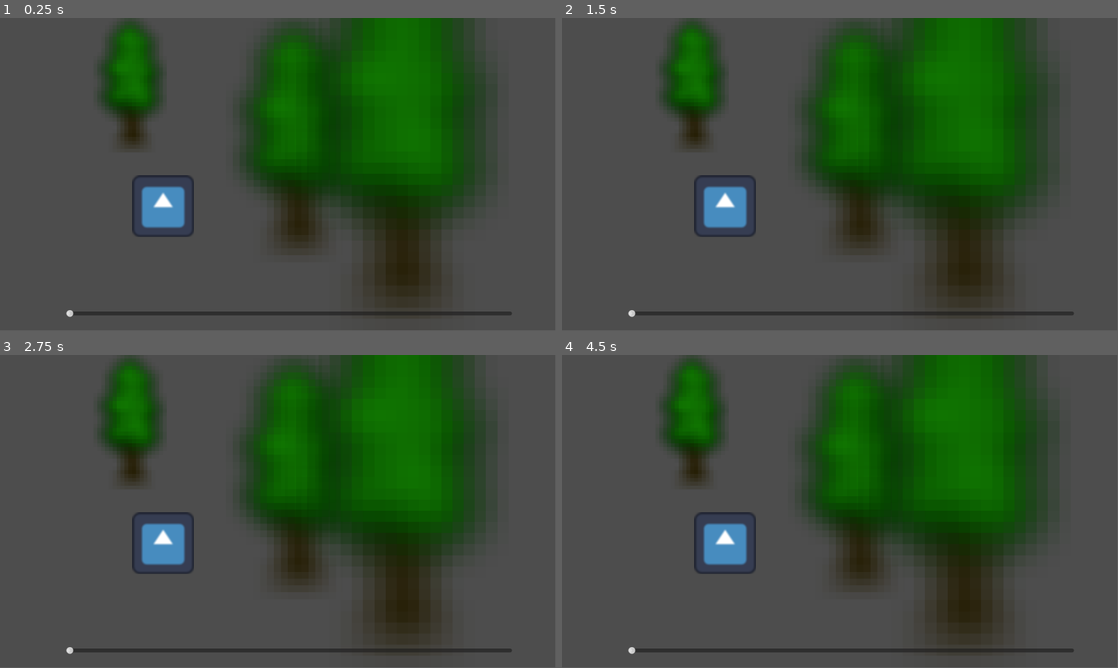
Above: before the commit, frames 1-4 (two rows, left to right).
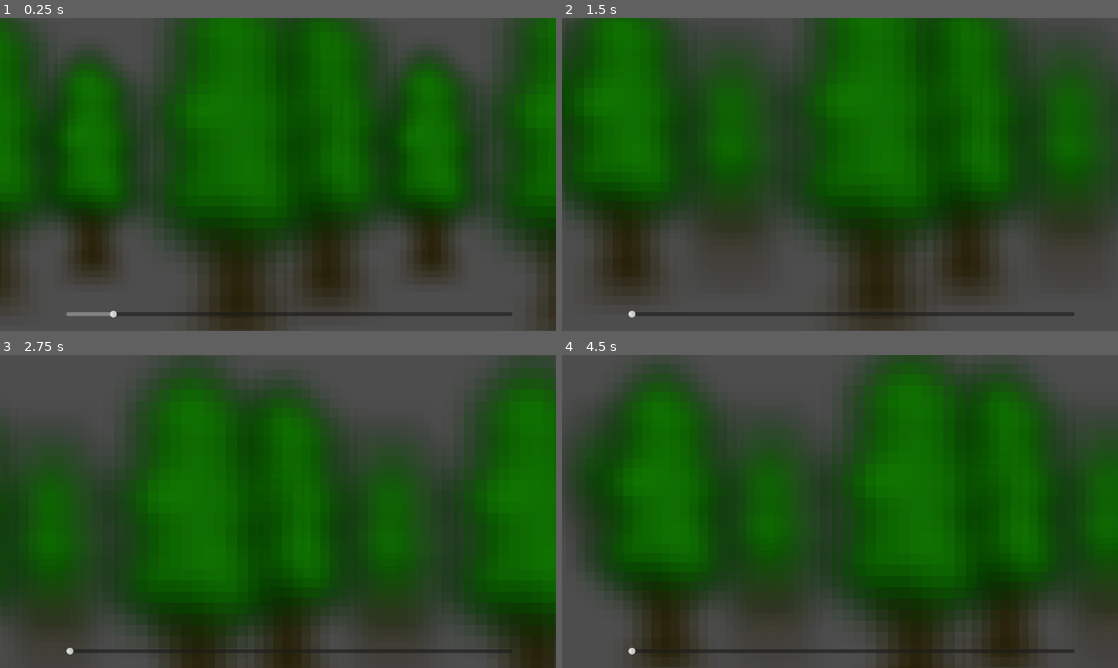
Above: after the commit, the same moments.

Repository: M4R774/ldjam57depths
Game: Godot game, scene res://gameplay.tscn
The game is run twice, just before and just after one commit, with the same random seed, the same clock (stepped at 60 frames per second) and the same inputs. The engine's default icon, where the game draws it, is replaced by a stand-in: a white triangle on a blue panel in a dark square.
Inputs (mouse positions are in pixels of both pictures, inside the frame that each line leads up to):
- Up to frame 1 (0.25 s): no input
- Up to frame 2 (1.5 s): tap Enter at 0.5 s; move the mouse to (962, 158) at 0.52 s; click (962, 158) at 0.67 s; tap Space at 1.25 s; move the mouse to (728, 190) at 1.27 s; click (728, 190) at 1.42 s
- Up to frame 3 (2.75 s): tap Enter at 2 s; move the mouse to (333, 442) at 2.02 s; click (333, 442) at 2.17 s
- Up to frame 4 (4.5 s): tap Space at 2.75, 4.25 s; move the mouse to (812, 574) at 2.77 s; click (812, 574) at 2.92 s; tap Enter at 3.5 s; move the mouse to (1006, 558) at 3.52 s; click (1006, 558) at 3.67 s; move the mouse to (673, 464) at 4.27 s; click (673, 464) at 4.42 s
In our replay, the window is 799x449 before the commit and 800x450 after it. These sizes can differ from the game's own. Grey fills any space a smaller window leaves; there, only what the larger window draws over its background counts as a difference.

The runs differ from the first frame. In frame 1, 63% of the frame differs, in the area x 0-100%, y 0-100%; in frame 2, 51%; in frame 3, 72%; in frame 4, 63%.

Commit message:
Lisää äänet, hiirellä katsominen ja rullalla zoomailu

Diff:
--- /dev/null
+++ b/ldjam57depths/camera.gd
@@ -0,0 +1,66 @@
+extends Camera2D
+
+@export var zoom_speed := 0.1
+@export var min_zoom := 1.0
+@export var max_zoom := 4.0
+@export var game_area: Area2D
+
+var area_center := Vector2.ZERO
+var area_extents := Vector2.ZERO
+
+func _ready():
+    #Input.mouse_mode = Input.MOUSE_MODE_CONFINED
+    var collision_shape = game_area.get_node("CollisionShape")
+    if collision_shape and collision_shape.shape is RectangleShape2D:
+        var rect_shape = collision_shape.shape as RectangleShape2D
+        area_extents = rect_shape.extents
+        area_center = game_area.global_position
+    else:
+        push_error("Pelialueella ei ole oikeanlaista CollisionShape2D:tä!")
+
+
+func _process(_delta):
+    _update_camera_position()
+
+
+func _unhandled_input(event):
+    if event is InputEventMouseButton:
+        if event.button_index == MOUSE_BUTTON_WHEEL_DOWN and event.pressed:
+            zoom *= 1.0 - zoom_speed
+            zoom.x = clamp(zoom.x, min_zoom, max_zoom)
+            zoom.y = clamp(zoom.y, min_zoom, max_zoom)
+        elif event.button_index == MOUSE_BUTTON_WHEEL_UP and event.pressed:
+            zoom *= 1.0 + zoom_speed
+            zoom.x = clamp(zoom.x, min_zoom, max_zoom)
+            zoom.y = clamp(zoom.y, min_zoom, max_zoom)
+    var new_focus = map_range(zoom.x, 1, 4, 0, 100)
+    SIGNAL_BUS.focus_changed.emit(new_focus)
+
+
+func map_range(value: float, low1: float, high1: float, low2: float, high2: float) -> float:
+    return low2 + (value - low1) * (high2 - low2) / (high1 - low1)
+
+func _update_camera_position():
+    var viewport = get_viewport()
+    var screen_size = viewport.get_visible_rect().size
+    var screen_center = screen_size * 0.5
+    var mouse_pos = viewport.get_mouse_position()
+
+    # Lasketaan offset suhteessa ruudun keskelle (arvot vaihtelevat negatiivisesta positiiviseen)
+    var new_offset = (mouse_pos - screen_center) * zoom * 0.7
+
+    # Lasketaan tavoitesijainta siten, että kun hiiri on keskellä, kamera osuu pelialueen keskelle
+    var target = area_center + new_offset
+
+    # Lasketaan puolet kameran näkymästä maailman koordinaateissa (huomioidaan zoom)
+    var half_viewport = (screen_size / zoom) * 0.5
+
+    # Pelialueen rajat
+    var area_min = area_center - area_extents
+    var area_max = area_center + area_extents
+
+    # Rajoitetaan target niin, että kameran näkymän reunoja ei pääse yli pelialueen
+    target.x = clamp(target.x, area_min.x + half_viewport.x, area_max.x - half_viewport.x)
+    target.y = clamp(target.y, area_min.y + half_viewport.y, area_max.y - half_viewport.y)
+
+    position = target
--- a/ldjam57depths/depth_of_field.gd
+++ b/ldjam57depths/depth_of_field.gd
@@ -5,6 +5,7 @@
 
 func _ready():
     SIGNAL_BUS.focus_changed.connect(focus_changed)
+    z_index = -distance_from_camera
 
 
 func focus_changed(new_focus_distance):
--- a/ldjam57depths/focus_slider.gd
+++ b/ldjam57depths/focus_slider.gd
@@ -3,11 +3,34 @@
 @export var focus_min_distance : float = 0.0
 @export var focus_max_distance : float = 100.0
 
+@export var focus_in_sound : AudioStream = null
+@export var focus_out_sound : AudioStream = null
+
+@onready var focus_audio = $FocusSound
+
+var old_focus_distance = 0
 
 func _ready():
     min_value = focus_min_distance
     max_value = focus_max_distance
+    SIGNAL_BUS.focus_changed.connect(change_value_from_signal)
+
+
+func change_value_from_signal(new_focus:float) -> void:
+    value = new_focus
+    play_audio(new_focus)
 
 
 func _on_value_changed(new_focus:float) -> void:
     SIGNAL_BUS.focus_changed.emit(new_focus)
+    play_audio(new_focus)
+
+
+func play_audio(new_focus) -> void:
+    if !focus_audio.playing:
+        if new_focus > old_focus_distance:
+            focus_audio.stream = focus_in_sound
+        else:
+            focus_audio.stream = focus_out_sound
+        focus_audio.play()
+    old_focus_distance = new_focus
--- a/ldjam57depths/gameplay.tscn
+++ b/ldjam57depths/gameplay.tscn
@@ -1,9 +1,14 @@
-[gd_scene load_steps=13 format=3 uid="uid://ddgl5xndcbusb"]
-
+[gd_scene load_steps=14 format=3 uid="uid://ddgl5xndcbusb"]
+
+[ext_resource type="Script" uid="uid://crnybttakkvko" path="res://camera.gd" id="1_cbffv"]
 [ext_resource type="Texture2D" uid="uid://dqsjoxgpuogta" path="res://tree.png" id="1_n4psk"]
 [ext_resource type="Script" uid="uid://stwto1mhsd2a" path="res://depth_of_field.gd" id="2_oe8ih"]
 [ext_resource type="Script" uid="uid://651m43vi8jcq" path="res://focus_slider.gd" id="3_xuee5"]
-[ext_resource type="Texture2D" uid="uid://cbuagyt2jkels" path="res://icon.svg" id="5_smepj"]
+[ext_resource type="AudioStream" uid="uid://chnvm5f7tasel" path="res://focus_in.mp3" id="4_smepj"]
+[ext_resource type="AudioStream" uid="uid://by7rxaey8vv84" path="res://focus_out.mp3" id="5_cbffv"]
+
+[sub_resource type="RectangleShape2D" id="RectangleShape2D_smepj"]
+size = Vector2(1742, 864)
 
 [sub_resource type="Shader" id="Shader_xuee5"]
 code = "shader_type canvas_item;
@@ -125,51 +130,48 @@
 shader = SubResource("Shader_0m7cd")
 shader_parameter/strength = 2
 
-[sub_resource type="Shader" id="Shader_1qy1k"]
-code = "shader_type canvas_item;
-
-uniform int strength: hint_range(1, 512) = 2;
-
-vec4 blur_size(sampler2D tex,vec2 fragCoord, vec2 pixelSize) {
-
-    vec4 color = vec4(0.,0.,0.,0.);
-    float strengthFloat = float(strength);
-
-    vec2 pixel = fragCoord/pixelSize;
-    int x_min = max(int(pixel.x-strengthFloat), 0);
-    int x_max = min(int(pixel.x+strengthFloat), int(1./pixelSize.x));
-    int y_min = max(int(pixel.y-strengthFloat), 0);
-    int y_max = min(int(pixel.y+strengthFloat), int(1./pixelSize.y));
-
-    int count =0;
-
-    // Sum the pixels colors
-    for(int x=x_min; x <= x_max; x++) {
-        for(int y = y_min; y <= y_max; y++) {
-            color += texture(tex, vec2(float(x), float(y)) * pixelSize);
-            count++;
-        }
-    }
-
-    // Divide the color by the number of colors you summed up
-    color /= float(count);
-
-    return color;
-}
-
-void fragment() {
-    COLOR = blur_size(TEXTURE,UV,TEXTURE_PIXEL_SIZE);
-}"
-
-[sub_resource type="ShaderMaterial" id="ShaderMaterial_3n40r"]
-shader = SubResource("Shader_1qy1k")
-shader_parameter/strength = 2
-
-[node name="Node2D" type="Control"]
+[node name="Node2D" type="Node2D"]
+
+[node name="Camera" type="Camera2D" parent="." node_paths=PackedStringArray("game_area")]
+position = Vector2(1004, 265)
+script = ExtResource("1_cbffv")
+game_area = NodePath("PlayArea")
+
+[node name="PlayArea" type="Area2D" parent="Camera"]
+
+[node name="CollisionShape" type="CollisionShape2D" parent="Camera/PlayArea"]
+position = Vector2(-4, -59)
+shape = SubResource("RectangleShape2D_smepj")
+
+[node name="HUD" type="CanvasLayer" parent="."]
+
+[node name="Control" type="Control" parent="HUD"]
 layout_mode = 3
-anchors_preset = 0
-
-[node name="TreeMid" type="Sprite2D" parent="."]
+anchors_preset = 15
+anchor_right = 1.0
+anchor_bottom = 1.0
+grow_horizontal = 2
+grow_vertical = 2
+size_flags_horizontal = 3
+size_flags_vertical = 3
+metadata/_edit_use_anchors_ = true
+
+[node name="HSlider" type="HSlider" parent="HUD/Control"]
+offset_left = 137.0
+offset_top = 599.0
+offset_right = 1062.0
+offset_bottom = 628.0
+value = 10.0
+script = ExtResource("3_xuee5")
+focus_in_sound = ExtResource("4_smepj")
+focus_out_sound = ExtResource("5_cbffv")
+metadata/_edit_use_anchors_ = true
+
+[node name="FocusSound" type="AudioStreamPlayer2D" parent="HUD/Control/HSlider"]
+
+[node name="Forest" type="Node" parent="."]
+
+[node name="TreeMid" type="Sprite2D" parent="Forest"]
 material = SubResource("ShaderMaterial_smepj")
 position = Vector2(611, 236)
 scale = Vector2(14.25, 14.25)
@@ -177,7 +179,7 @@
 script = ExtResource("2_oe8ih")
 distance_from_camera = 50.0
 
-[node name="TreeFar" type="Sprite2D" parent="."]
+[node name="TreeFar" type="Sprite2D" parent="Forest"]
 texture_filter = 1
 material = SubResource("ShaderMaterial_fbudy")
 position = Vector2(274, 135)
@@ -186,26 +188,53 @@
 script = ExtResource("2_oe8ih")
 distance_from_camera = 80.0
 
-[node name="TreeClose" type="Sprite2D" parent="."]
-material = SubResource("ShaderMaterial_2ihbs")
-position = Vector2(823, 207)
+[node name="TreeSemiClose" type="Sprite2D" parent="Forest"]
+material = SubResource("ShaderMaterial_2ihbs")
+position = Vector2(391, 205)
+scale = Vector2(19.5791, 19.5791)
+texture = ExtResource("1_n4psk")
+script = ExtResource("2_oe8ih")
+distance_from_camera = 30.0
+
+[node name="TreeClose" type="Sprite2D" parent="Forest"]
+material = SubResource("ShaderMaterial_2ihbs")
+position = Vector2(907, 215)
 scale = Vector2(23.1875, 23.1875)
 texture = ExtResource("1_n4psk")
 script = ExtResource("2_oe8ih")
 distance_from_camera = 20.0
 
-[node name="HSlider" type="HSlider" parent="."]
-offset_left = 137.0
-offset_top = 599.0
-offset_right = 1062.0
-offset_bottom = 628.0
-script = ExtResource("3_xuee5")
-
-[node name="Icon" type="Sprite2D" parent="."]
-material = SubResource("ShaderMaterial_3n40r")
-position = Vector2(338, 390)
-texture = ExtResource("5_smepj")
+[node name="TreeMid2" type="Sprite2D" parent="Forest"]
+material = SubResource("ShaderMaterial_smepj")
+position = Vector2(1314, 236)
+scale = Vector2(14.25, 14.25)
+texture = ExtResource("1_n4psk")
 script = ExtResource("2_oe8ih")
 distance_from_camera = 50.0
 
-[connection signal="value_changed" from="HSlider" to="HSlider" method="_on_value_changed"]
+[node name="TreeFar2" type="Sprite2D" parent="Forest"]
+texture_filter = 1
+material = SubResource("ShaderMaterial_fbudy")
+position = Vector2(977, 135)
+scale = Vector2(8, 8)
+texture = ExtResource("1_n4psk")
+script = ExtResource("2_oe8ih")
+distance_from_camera = 80.0
+
+[node name="TreeSemiClose2" type="Sprite2D" parent="Forest"]
+material = SubResource("ShaderMaterial_2ihbs")
+position = Vector2(1094, 205)
+scale = Vector2(19.5791, 19.5791)
+texture = ExtResource("1_n4psk")
+script = ExtResource("2_oe8ih")
+distance_from_camera = 30.0
+
+[node name="TreeClose2" type="Sprite2D" parent="Forest"]
+material = SubResource("ShaderMaterial_2ihbs")
+position = Vector2(1610, 215)
+scale = Vector2(23.1875, 23.1875)
+texture = ExtResource("1_n4psk")
+script = ExtResource("2_oe8ih")
+distance_from_camera = 20.0
+
+[connection signal="value_changed" from="HUD/Control/HSlider" to="HUD/Control/HSlider" method="_on_value_changed"]
--- a/ldjam57depths/project.godot
+++ b/ldjam57depths/project.godot
@@ -19,6 +19,10 @@
 
 SIGNAL_BUS="*res://signal_bus.gd"
 
+[display]
+
+window/stretch/mode="viewport"
+
 [rendering]
 
 renderer/rendering_method="gl_compatibility"
Not shown, added: ldjam57depths/camera.gd.uid
Not shown, added: ldjam57depths/focus_in.mp3.import
Not shown, added: ldjam57depths/focus_out.mp3.import
Not shown, added: ldjam57depths/focus_sound.wav.import
Not shown, added: ldjam57depths/focus_in.mp3
Not shown, added: ldjam57depths/focus_out.mp3
Not shown, added: ldjam57depths/focus_sound.wav
